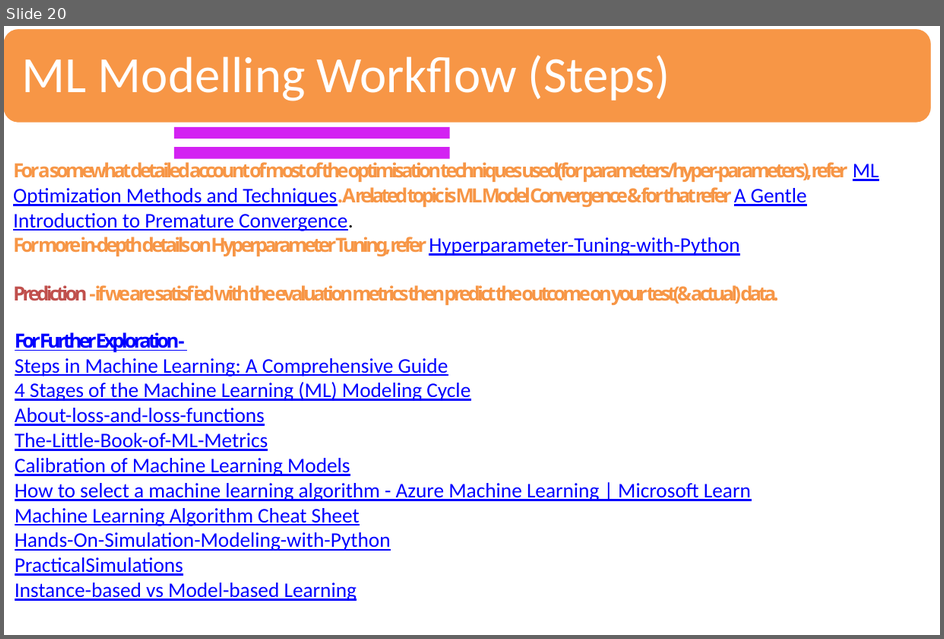
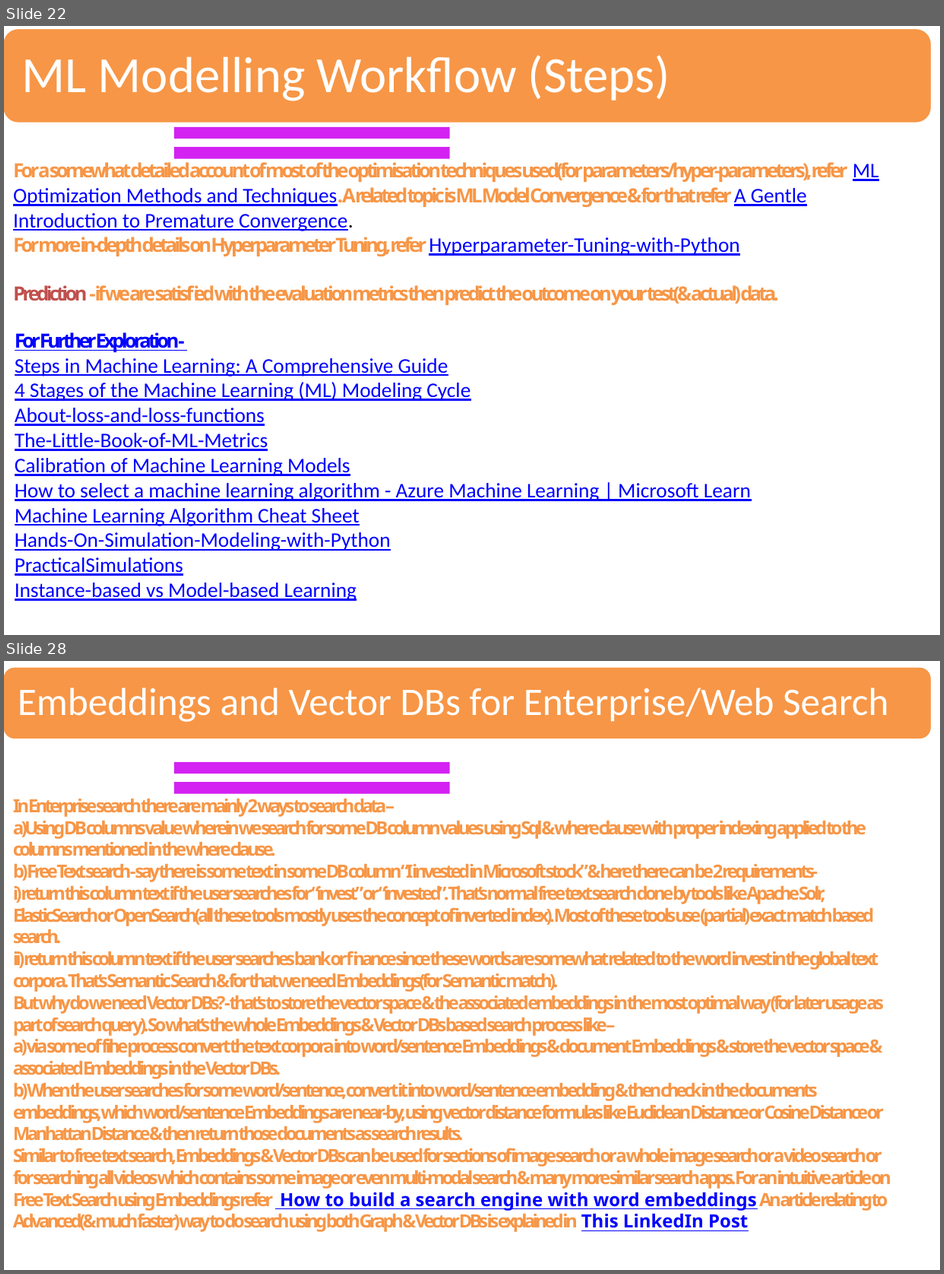
Before and after one commit to sandipray63in/Some_Self_Learning_Decks, a slide deck: AI, ML, DL & Related Topics(WIP).pptx. Shown one above the other, each under a label of ours: slide 20 before the commit, slides 22 and 28 after it; the slides between them are not shown. The pictures are 944x639 and 944x1274 pixels, drawn with LibreOffice and Linux fonts; fonts in the diff are those of the drawing. Boxes give left, top, right and bottom in pixels: in the first picture for what was removed or moved away, otherwise in the second. Text is boxed around its words. In the diff, an @@ line names an element or a change of style, - is before the commit and + after.

```diff
--- a/AI, ML, DL & Related Topics(WIP).pptx
+++ b/AI, ML, DL & Related Topics(WIP).pptx
@@ slide 28 added at box(4, 661, 940, 1270), background #FFFFFF @@
@@ rounded rectangle added at box(4, 666, 933, 741), fill #F79646, outline #FFFFFF 2 pt @@
@@ text added at box(18, 688, 889, 722), 30 pt, text #FFFFFF @@
+Embeddings and Vector DBs for Enterprise/Web Search
@@ freeform shape added at box(174, 762, 451, 773), fill #D322F2 @@
@@ freeform shape added at box(174, 782, 451, 793), fill #D322F2 @@
@@ text added at box(13, 799, 892, 1232), 14 pt, text #F79646, bold @@
+In Enterprise search there are mainly 2 ways to search data –
+a)Using DB columns value wherein we search for some DB column values using Sql & where clause with proper indexing applied to the columns mentioned in the where clause.
+b) Free Text search - say there is some text in some DB column “I invested in Microsoft stock” & here there can be 2 requirements-
+i) return this column text if the user searches for “invest” or “invested”. That’s normal free text search done by tools like Apache Solr, ElasticSearch or OpenSearch(all these tools mostly uses the concept of inverted index). Most of these tools use (partial) exact match based search.
+ii) return this column text if the user searches bank or finance since these words are somewhat related to the word invest in the global text corpora. That’s Semantic Search & for that we need Embeddings(for Semantic match).
+But why do we need Vector DBs? - that’s to store the vector space & the associated embeddings in the most optimal way (for later usage as part of search query). So what’s the whole Embeddings & Vector DBs based search process like –
+a) via some offline process convert the text corpora into word/sentence Embeddings & document Embeddings & store the vector space & associated Embeddings in the Vector DBs.
+b) When the user searches for some word/sentence, convert it into word/sentence embedding & then check in the documents embeddings, which word/sentence Embeddings are near-by, using vector distance formulas like Euclidean Distance or Cosine Distance or Manhattan Distance & then return those documents as search results.
+Similar to free text search, Embeddings & Vector DBs can be used for sections of image search or a whole image search or a video search or for searching all videos which contains some image or even multi-modal search & many more similar search apps. For an intuitive article on Free Text Search using Embeddings refer How to build a search engine with word embeddings An article relating to Advanced(& much faster) way to do search using both Graph & Vector DBs is explained in This LinkedIn Post
@@ what was slide 20 is now slide 22 @@
```
Also in this commit, not shown: 3 slides changed, 10 other slides added.
